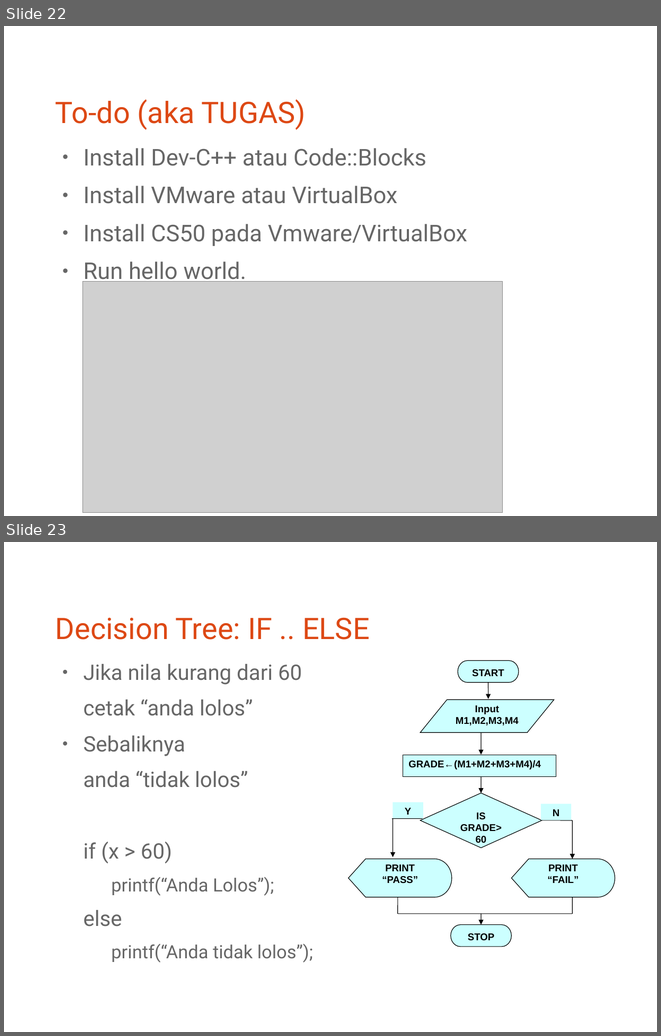
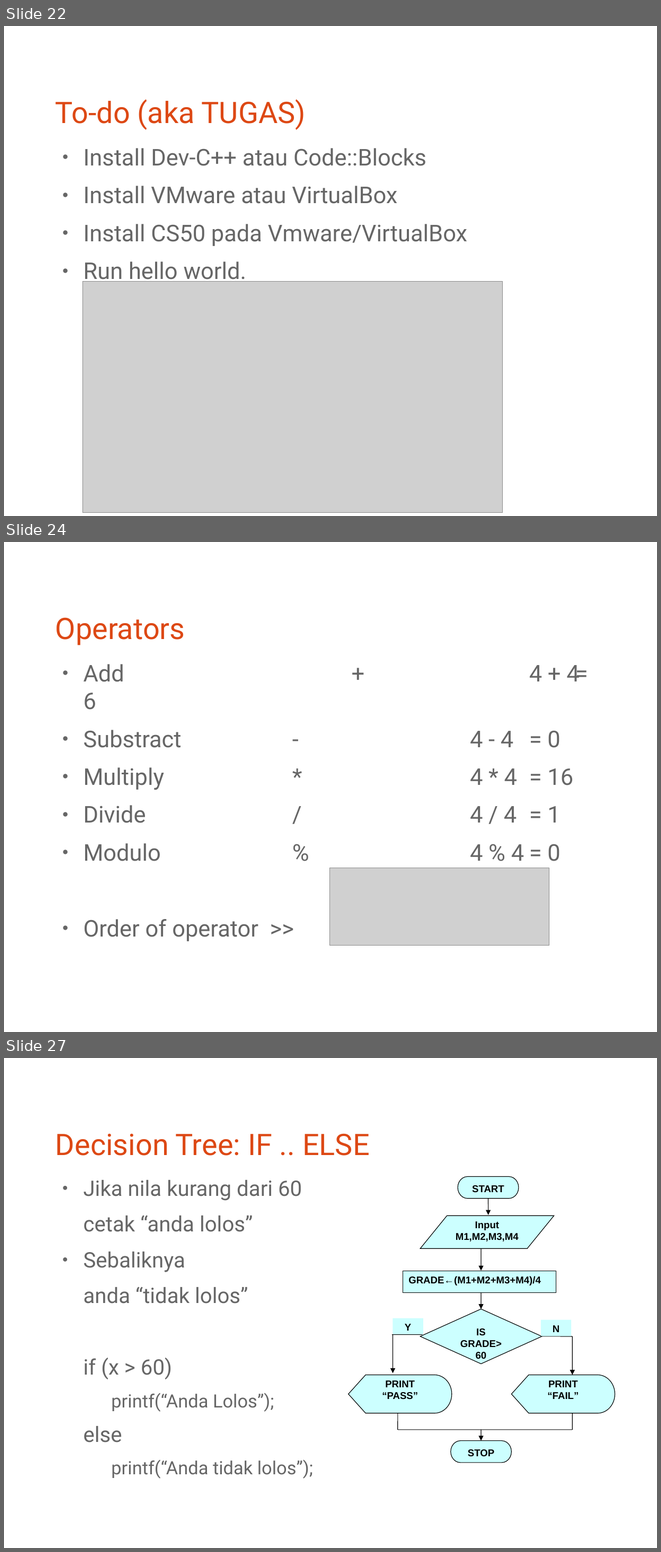
Before and after one commit to bagustris/prokom-tf, a slide deck: prokom0.odp. Shown one above the other, each under a label of ours: slides 22 and 23 before the commit, slides 22, 24 and 27 after it; the slides between them are not shown. The pictures are 661x1036 and 661x1552 pixels, drawn with LibreOffice and Linux fonts; fonts in the diff are those of the drawing; grey boxes stand for pictures. Boxes give left, top, right and bottom in pixels: in the first picture for what was removed or moved away, otherwise in the second. Text is boxed around its words. In the diff, an @@ line names an element or a change of style, - is before the commit and + after.

```diff
--- a/prokom0.odp
+++ b/prokom0.odp
@@ slide 24 added at [4, 542, 657, 1032], background #FFFFFF @@
@@ title added at [55, 617, 185, 645], 36 pt, text #DD4814 @@
+Operators
@@ text added at [84, 664, 579, 941], 28 pt, text #666666 @@
+● Add + 4 + 4 = 6
+● Substract - 4 - 4 = 0
+● Multiply * 4 * 4 = 16
+● Divide / 4 / 4 = 1
+● Modulo % 4 % 4 = 0
+● Order of operator >>
@@ picture added at [330, 868, 550, 945] @@
@@ what was slide 23 is now slide 27 @@
```
Also in this commit, not shown: 3 other slides added, 7 other files.
